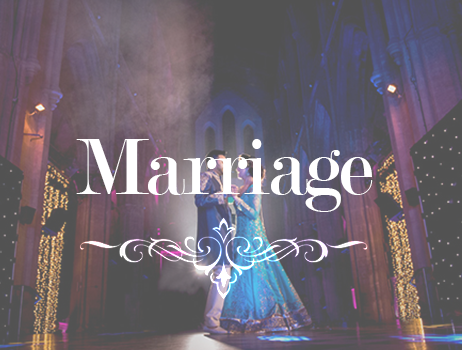
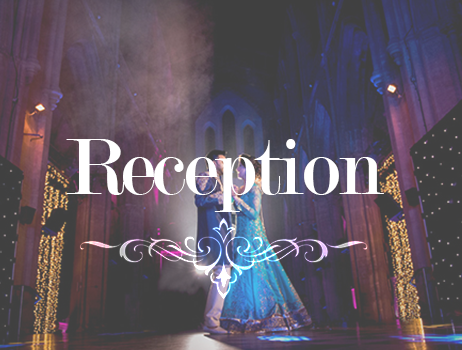
Layered file, before and after one edit (462 × 350). Changes by layer:
renamed "Marriage" to "Reception", painted on it over [66, 139, 384, 212]
"Layer 1": opacity 32% → 25% over [0, 0, 462, 350]
